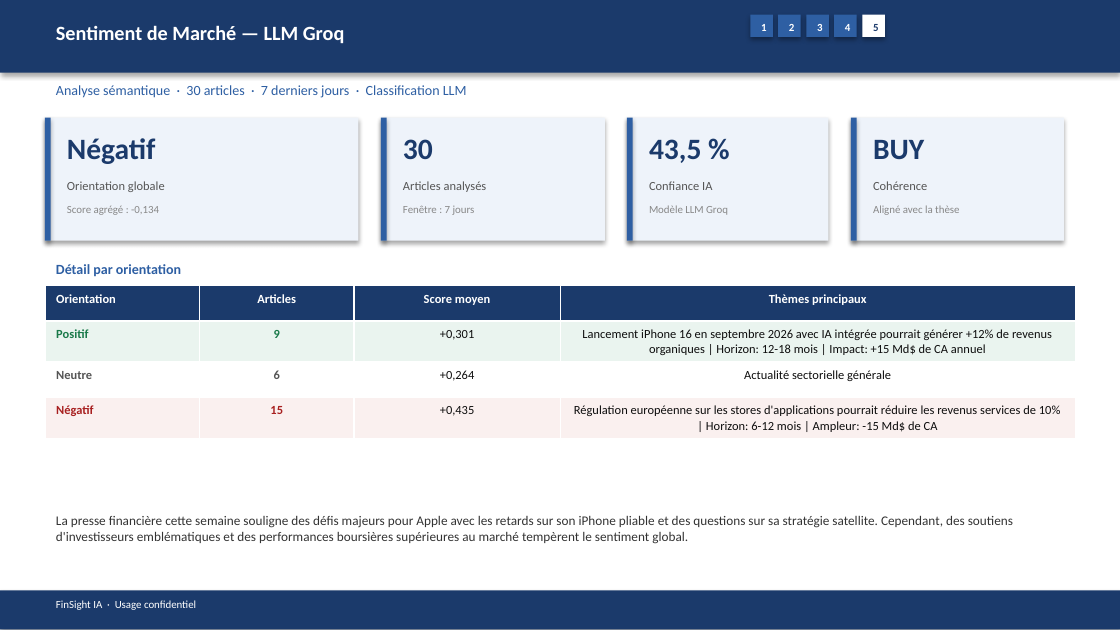
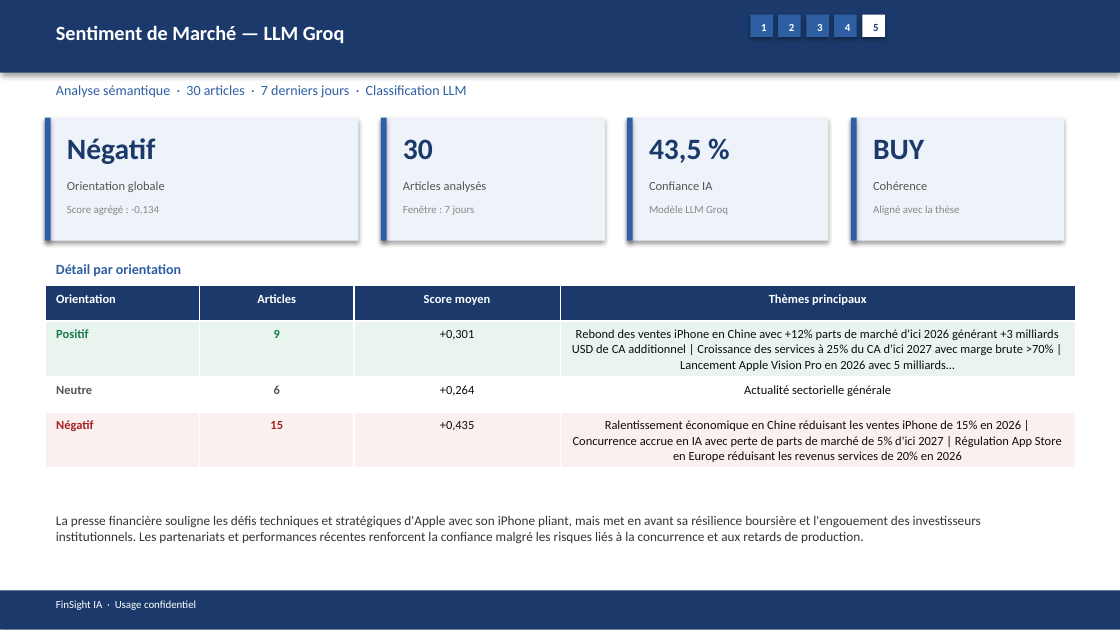
Before and after one commit to baptistejeh07-art/finsight-ia, a slide deck: slide 18 of preview/AAPL/AAPL_pitchbook.pptx. Drawn at 1120x630 pixels with LibreOffice and Linux fonts; fonts in the diff are those of the drawing. Boxes give left, top, right and bottom in pixels: in the first picture for what was removed or moved away, otherwise in the second. Text is boxed around its words. In the diff, an @@ line names an element or a change of style, - is before the commit and + after.

```diff
--- a/preview/AAPL/AAPL_pitchbook.pptx
+++ b/preview/AAPL/AAPL_pitchbook.pptx
@@ table at box(45, 286, 1075, 466) @@
-row 2, column 4: Lancement iPhone 16 en septembre 2026 avec IA intégrée pourrait générer +12% de revenus organiques | Horizon: 12-18 mois | Impact: +15 Md$ de CA annuel
+row 2, column 4: Rebond des ventes iPhone en Chine avec +12% parts de marché d'ici 2026 générant +3 milliards USD de CA additionnel | Croissance des services à 25% du CA d'ici 2027 avec marge brute >70% | Lancement Apple Vision Pro en 2026 avec 5 milliards…
-row 4, column 4: Régulation européenne sur les stores d'applications pourrait réduire les revenus services de 10% | Horizon: 6-12 mois | Ampleur: -15 Md$ de CA
+row 4, column 4: Ralentissement économique en Chine réduisant les ventes iPhone de 15% en 2026 | Concurrence accrue en IA avec perte de parts de marché de 5% d'ici 2027 | Régulation App Store en Europe réduisant les revenus services de 20% en 2026
@@ text at box(56, 516, 981, 544): text changed @@
-La presse financière cette semaine souligne des défis majeurs pour Apple avec les retards sur son iPhone pliable et des questions sur sa stratégie satellite. Cependant, des soutiens d'investisseurs emblématiques et des performances boursières supérieures au marché tempèrent le sentiment global.
+La presse financière souligne les défis techniques et stratégiques d'Apple avec son iPhone pliant, mais met en avant sa résilience boursière et l'engouement des investisseurs institutionnels. Les partenariats et performances récentes renforcent la confiance malgré les risques liés à la concurrence et aux retards de production.
```
Also in this commit, not shown: 13 other slides changed, 4 other files.
